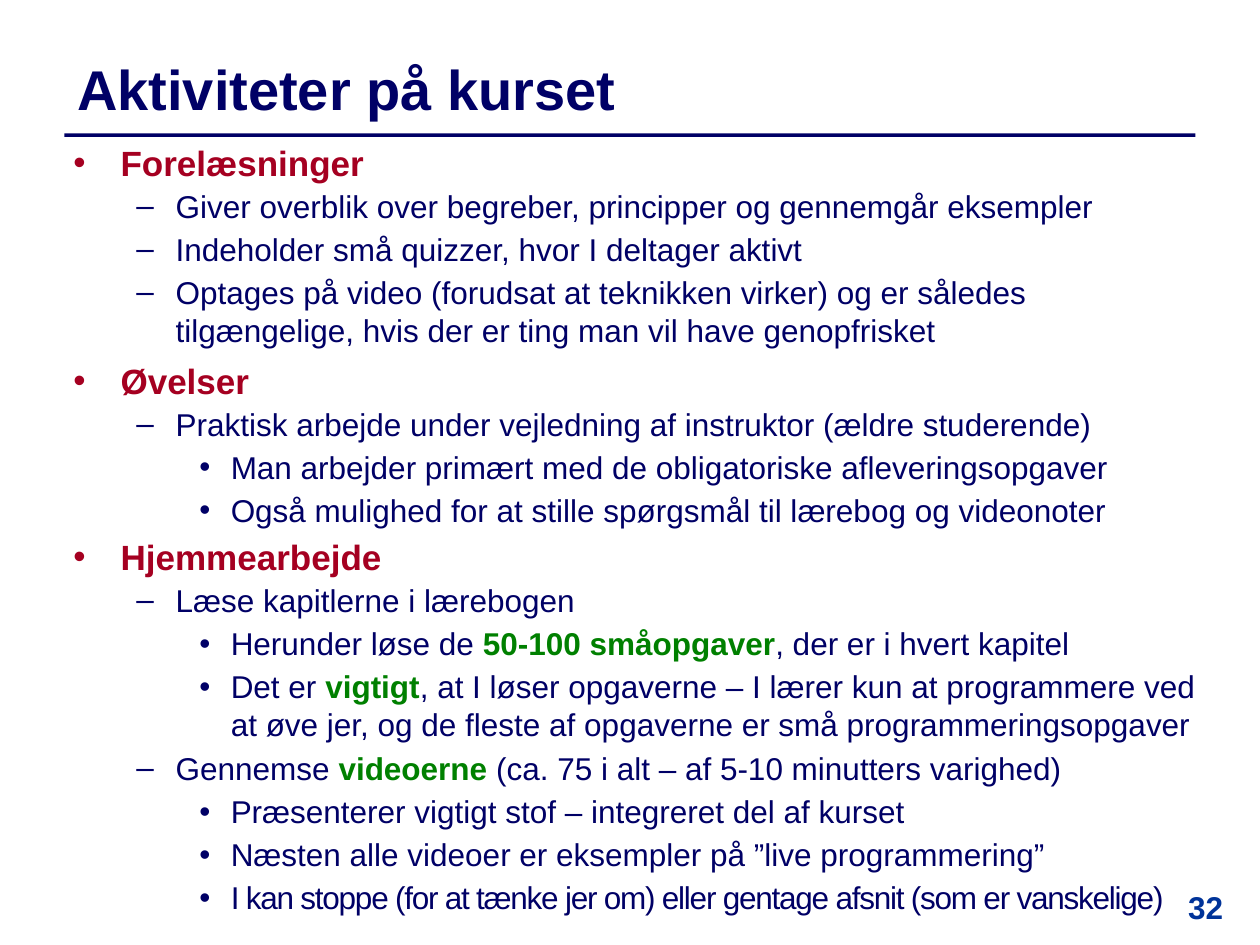
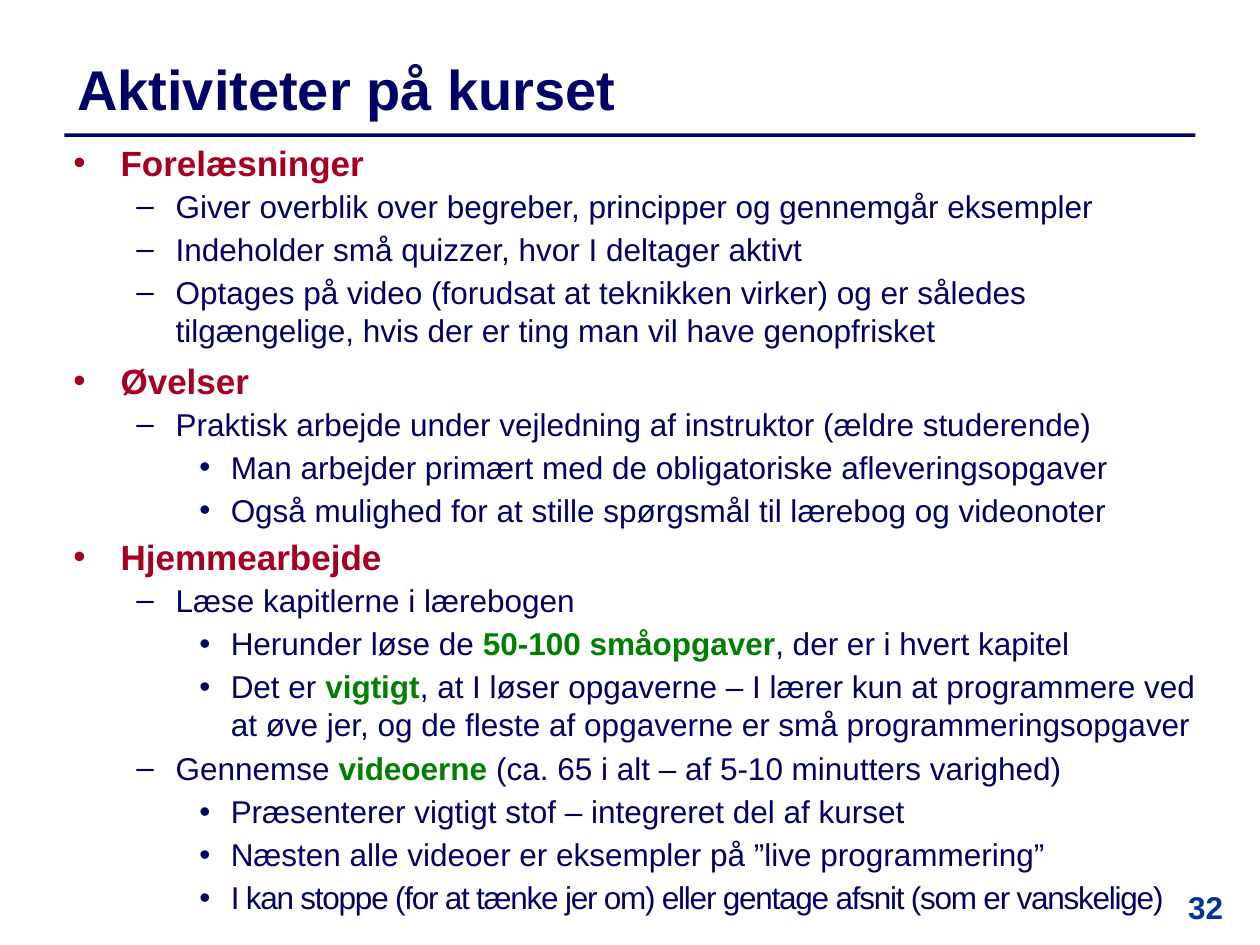
Before and after one commit to IntProgAU/Materiale, a slide deck: slide 32 of web/e23/uge_1a/Slides-Uge1-Mandag.pptx. Drawn at 1260x945 pixels with LibreOffice and Linux fonts; fonts in the diff are those of the drawing. Boxes give left, top, right and bottom in pixels: in the first picture for what was removed or moved away, otherwise in the second. Text is boxed around its words. In the diff, an @@ line names an element or a change of style, - is before the commit and + after.

```diff
--- a/web/e23/uge_1a/Slides-Uge1-Mandag.pptx
+++ b/web/e23/uge_1a/Slides-Uge1-Mandag.pptx
@@ text at box(176, 757, 1061, 786): text changed @@
-  – Gennemse videoerne (ca. 75 i alt – af 5-10 minutters varighed)
+  – Gennemse videoerne (ca. 65 i alt – af 5-10 minutters varighed)
```
Also in this commit, not shown: 9 other slides changed, 1 other file.
